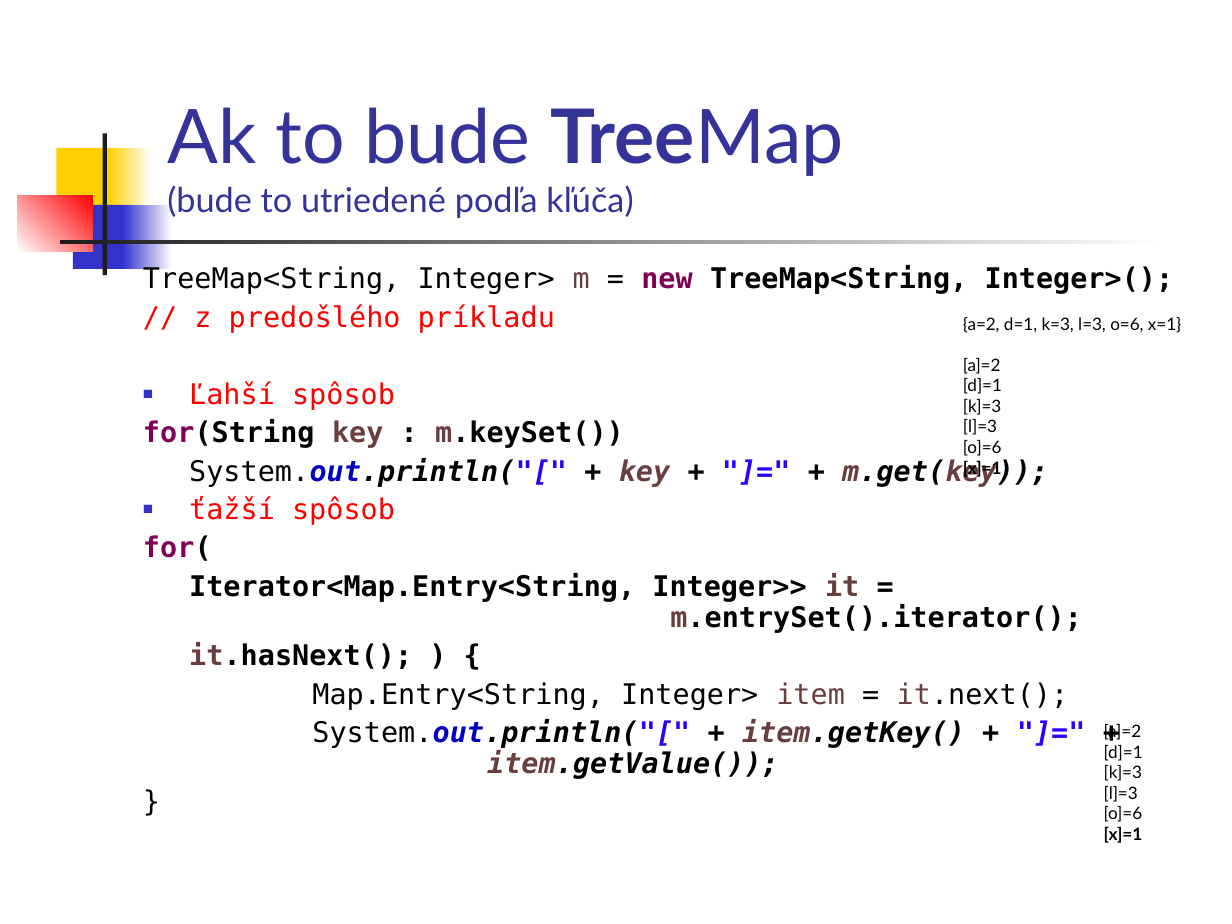
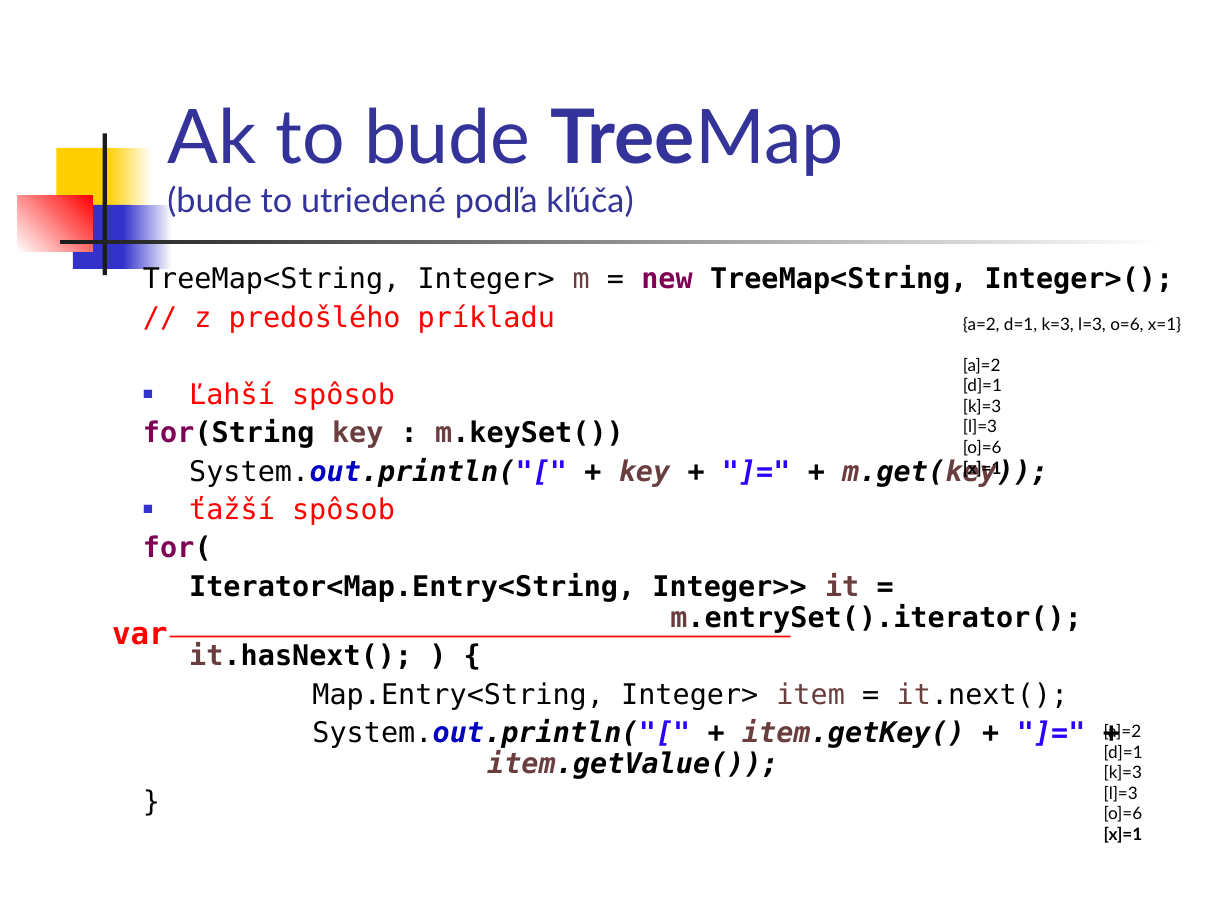
Before and after one commit to Programovanie4/Prednasky, a slide deck: slide 34 of 06/06_java.ppt (slide 27 before the commit). Drawn at 1232x924 pixels with LibreOffice and Linux fonts; fonts in the diff are those of the drawing. Boxes give left, top, right and bottom in pixels: in the first picture for what was removed or moved away, otherwise in the second. Text is boxed around its words. In the diff, an @@ line names an element or a change of style, - is before the commit and + after.

```diff
--- a/06/06_java.ppt
+++ b/06/06_java.ppt
@@ text added at box(112, 626, 168, 645), 18 pt, text #FF0000, bold @@
+var
@@ line added from (170, 637) to (791, 637), #FF0000 0.99 pt @@
```
Also in this commit, not shown: 6 other slides changed, 7 slides added, 3 other files.
